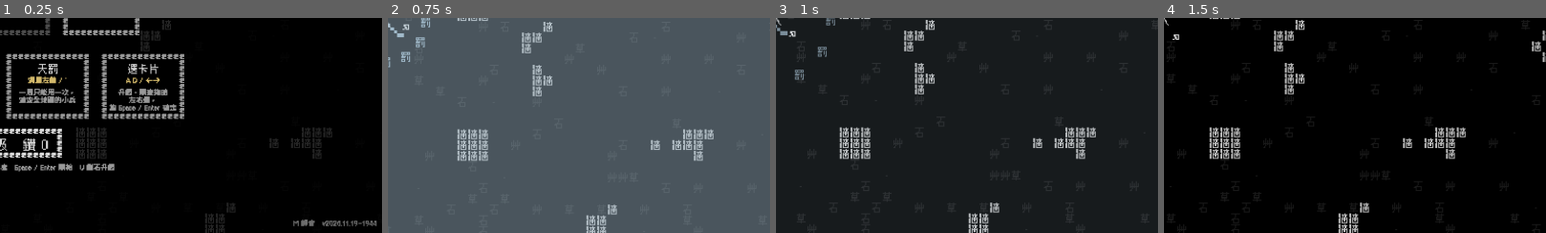
Above: before the commit, frames 1-4 (left to right).
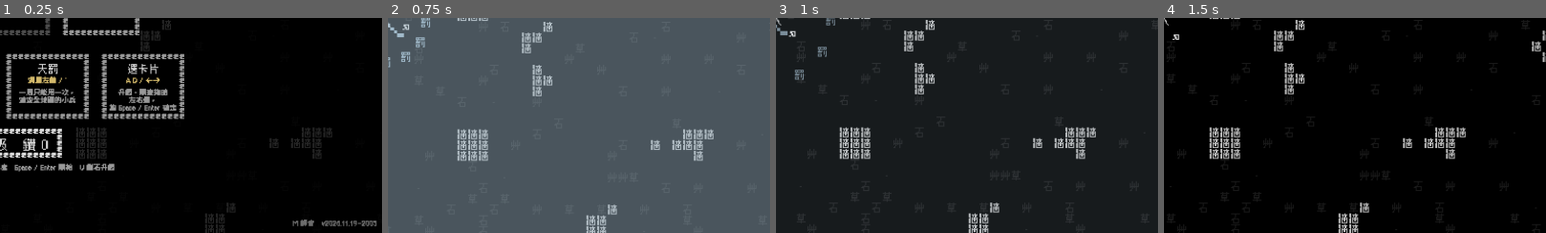
Above: after the commit, the same moments.

Repository: Scottcw1006/text-survivors
Game: Godot game, scene res://main.tscn
Two runs of this game, one before a commit and one after it. Both use one fixed random seed, a clock stepped at 60 frames per second and the inputs below. Sound files missing from this copy of the repository are replaced by a short silence.
Inputs (mouse positions are % of the whole screen's width and height, from its top left):
- Up to frame 1 (0.25 s): no input
- Up to frame 2 (0.75 s): tap Enter at 0.5 s; move the mouse to (72, 45) at 0.52 s; hold Right (move_right) from 0.53 s (still down); tap Space (confirm) at 0.6 s; click (72, 45) at 0.67 s
- Up to frame 3 (1 s): keep holding Right (move_right)
- Up to frame 4 (1.5 s): release Right (move_right) at 1.25 s; drag from (30, 55) to (45, 70) at 1.27 s
The pictures show only the part of the screen within x 50-100%, y 50-100%; the shares and areas given below are measured in that part.

The runs differ from the first frame. In frame 1, 0.2% of the frame differs, in the area x 76-99%, y 93-97%; in frame 2, nothing differs; in frame 3, nothing differs; in frame 4, nothing differs.

Commit message:
地獄背景音樂；無盡模式加快：血量每 50 秒提升、大王波越來越密、8 分鐘後不掉寶箱
Co-Authored-By: Claude Opus 5.5 <noreply@anthropic.com>

Diff:
--- a/main.gd
+++ b/main.gd
@@ -532,6 +532,7 @@
 	add_child(audio)
 	audio.play_music("main")
 	audio._stream("res://audio/music_final.wav")   # 先載入決戰音樂，三分鐘時才不會卡
+	audio._stream("res://audio/music_hell.wav")
 
 	terrain = Terrain.new()
 	terrain.font = font
@@ -778,6 +779,7 @@
 		for i in Meta.level(key):
 			_apply_upgrade(u.id)
 	rerolls_left = Meta.rerolls()
+	audio.play_music(_base_music())
 	if _endless():
 		next_chest_time = ENDLESS_CHEST_INTERVAL
 	pending_power += Meta.level("chest")
@@ -908,10 +910,16 @@
 		"desc": "玩到死為止\n越來越難\n挑戰最高紀錄"},
 ]
 # ---------- 無盡模式 ----------
-const ENDLESS_HP_GROWTH := 0.15       # 怪物血量每分鐘 +15%（不會停）
+const ENDLESS_HP_GROWTH := 0.15       # 怪物血量每一階 +15%（不會停）
 const ENDLESS_SPAWN_RAMP := 600.0     # 出怪速度到第 10 分鐘封頂
 const ENDLESS_CHEST_INTERVAL := 45.0  # 自動寶箱每 45 秒一個
 const ENDLESS_WAVE_EVERY := 120.0     # 每 2 分鐘一波大王，第 N 波 N 隻，只有第一隻掉寶箱
+const ENDLESS_WAVE_NO_CHEST := 480.0  # 8 分鐘（含）以後的大王不掉寶箱
+const ENDLESS_WAVE_MID_TIME := 540.0  # 9 分鐘起每 1 分鐘一波
+const ENDLESS_WAVE_MID := 60.0
+const ENDLESS_WAVE_FAST_TIME := 720.0 # 12 分鐘起每 30 秒一波
+const ENDLESS_WAVE_FAST := 30.0
+const ENDLESS_HP_STEP := 50.0         # 怪物血量每 50 秒提升一次
 const ENDLESS_FIRE_TIME := 360.0      # 6 分鐘後牆變成焰
 const ENDLESS_HELL_START := 60.0      # 1 分鐘開始，每 36 秒有一種小兵變成地獄版，7 分鐘全部到齊
 const ENDLESS_HELL_GAP := 36.0
@@ -1413,18 +1421,35 @@
 	if not endless_fire and elapsed >= ENDLESS_FIRE_TIME:
 		endless_fire = true
 		_apply_wall_style()
+		if not wave_active:
+			audio.play_music("hell")
 		_notice("牆全部變成了 [color=#%s]焰[/color]！碰到會受傷" % COLOR_FIRE.to_html(false))
 		_shake(10.0)
 	# 每 2 分鐘一波大王
 	if elapsed >= next_wave_time:
-		next_wave_time += ENDLESS_WAVE_EVERY
-		_start_wave()
+		var w := next_wave_time
+		next_wave_time = _next_wave_after(w)
+		_start_wave(w < ENDLESS_WAVE_NO_CHEST)
 	if wave_active and final_bosses.is_empty():
 		wave_active = false
-		audio.play_music("main")
+		audio.play_music(_base_music())
 		audio.play("level")
 		_show_big_banner("擊退！", Color(1.0, 0.85, 0.4))
 		celebrate_banner = 1.2
+
+
+## 平常的背景音樂：地獄難度、無盡變成焰牆之後用地獄音樂
+func _base_music() -> String:
+	return "hell" if DIFFICULTIES[difficulty].get("hell", false) or endless_fire else "main"
+
+
+## 無盡：這一波大王之後，下一波什麼時候出（2 分鐘一波 → 9 分鐘起每 1 分鐘 → 12 分鐘起每 30 秒）
+func _next_wave_after(w: float) -> float:
+	if w >= ENDLESS_WAVE_FAST_TIME:
+		return w + ENDLESS_WAVE_FAST
+	if w >= ENDLESS_WAVE_MID_TIME:
+		return w + ENDLESS_WAVE_MID
+	return minf(w + ENDLESS_WAVE_EVERY, ENDLESS_WAVE_MID_TIME)
 
 
 func _notice(bbcode: String) -> void:
@@ -1434,7 +1459,7 @@
 
 
 ## 一波大王：第 N 波 N 隻，只有第一隻掉寶箱
-func _start_wave() -> void:
+func _start_wave(chest := true) -> void:
 	wave_num += 1
 	wave_active = true
 	# 上一波還沒打完的大王留著，跟這一波疊在一起（血條一起顯示，全部打完才算擊退）
@@ -1450,7 +1475,7 @@
 			pos = player.position + Vector2.from_angle(TAU * i / wave_num) * get_viewport_rect().size.x * 0.55
 		var boss := _spawn_boss(bigs.pick_random(), pos, true)
 		_buff_final(boss)
-		boss.drop_chest = i == 0
+		boss.drop_chest = chest and i == 0   # 8 分鐘以後的大王不掉寶箱
 		final_bosses.append(boss)
 		final_roster.append(boss.label)
 	intro_text = "大王來襲"
@@ -1609,8 +1634,9 @@
 
 ## 怪物血量倍率：隨時間成長 × 難度
 func _hp_mult() -> float:
-	var growth := ENDLESS_HP_GROWTH if _endless() else HP_GROWTH_PER_MINUTE
-	return (1.0 + growth * floorf(elapsed / 60.0)) * DIFFICULTIES[difficulty].hp
+	if _endless():
+		return (1.0 + ENDLESS_HP_GROWTH * floorf(elapsed / ENDLESS_HP_STEP)) * DIFFICULTIES[difficulty].hp
+	return (1.0 + HP_GROWTH_PER_MINUTE * floorf(elapsed / 60.0)) * DIFFICULTIES[difficulty].hp
 
 
 func _spawn_enemy(kind: String, pos: Vector2) -> void:
--- a/version.gd
+++ b/version.gd
@@ -1,2 +1,2 @@
 ## 由 build_web.sh 自動產生，不要手改
-const TEXT := "v2026.11.19-1944"
+const TEXT := "v2026.11.19-2005"
Not shown, added: audio/music_hell.wav.import
Renamed: docs/game_20261119-194418.apple-touch-icon.png -> docs/game_20261119-200521.apple-touch-icon.png
Renamed: docs/game_20261119-194418.icon.png -> docs/game_20261119-200521.icon.png
Renamed: docs/game_20261119-194418.png -> docs/game_20261119-200521.png
Not shown, added: audio/music_hell.wav
Not shown, removed: docs/game_20261119-191650.pck
Not shown, added: docs/game_20261119-200521.audio.position.worklet.js
Not shown, added: docs/game_20261119-200521.audio.worklet.js
Not shown, added: docs/game_20261119-200521.js
Not shown, added: docs/game_20261119-200521.pck
Not shown, added: docs/game_20261119-200521.wasm
